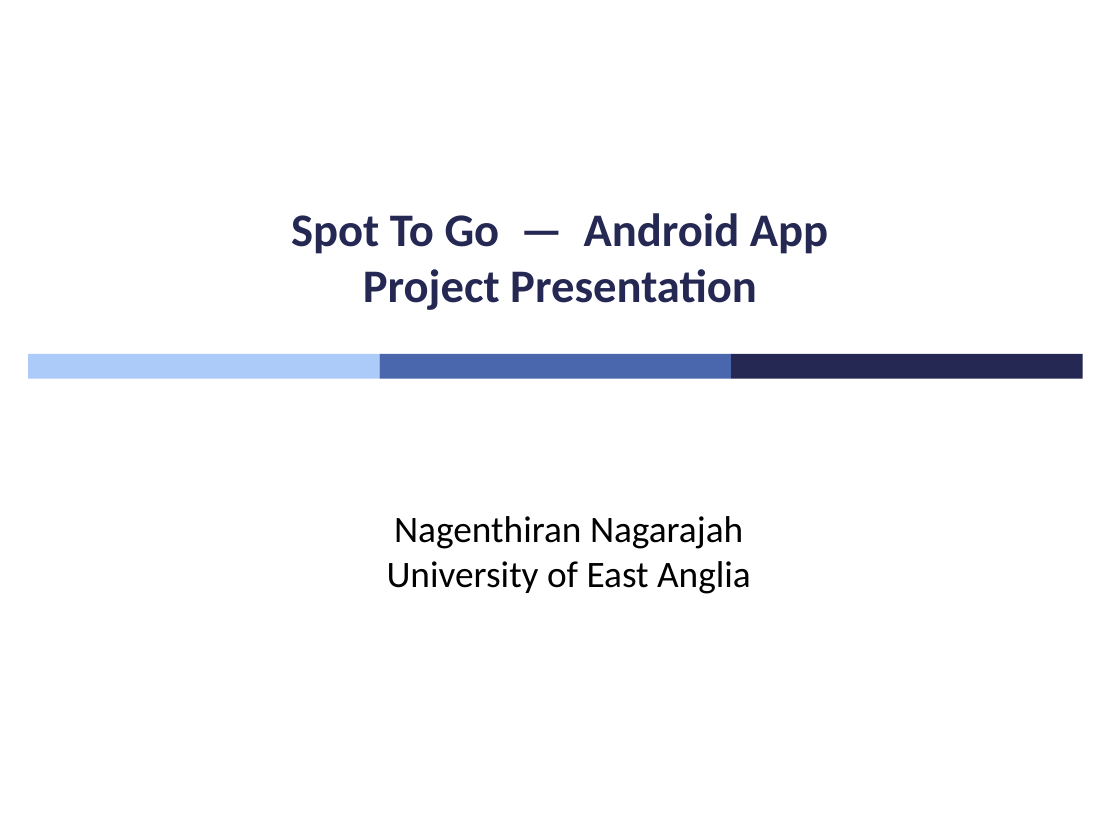
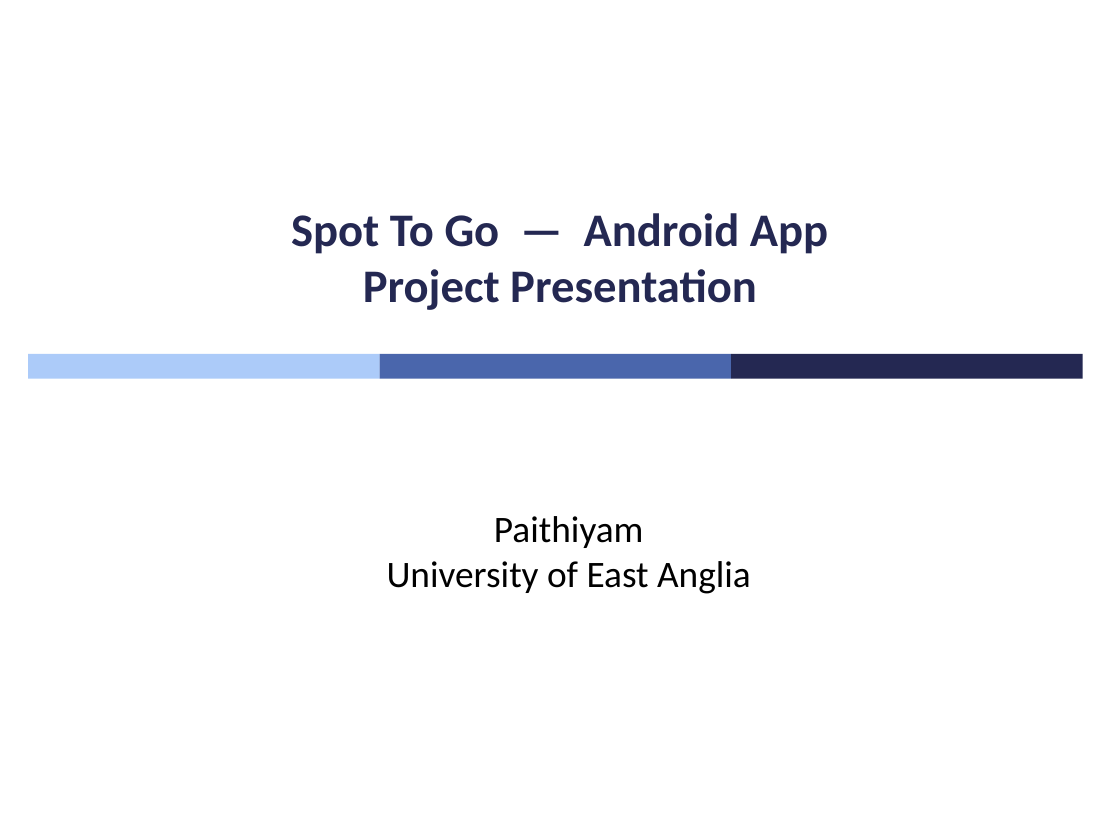
Before and after one commit to NageWC1/spot-to-go, a slide deck: slide 1 of project progress files/progress3/Spot_To_Go_Presentation.pptx. Drawn at 1120x840 pixels with LibreOffice and Linux fonts; fonts in the diff are those of the drawing. Boxes give left, top, right and bottom in pixels: in the first picture for what was removed or moved away, otherwise in the second. Text is boxed around its words. In the diff, an @@ line names an element or a change of style, - is before the commit and + after.

```diff
--- a/project progress files/progress3/Spot_To_Go_Presentation.pptx
+++ b/project progress files/progress3/Spot_To_Go_Presentation.pptx
@@ subtitle at [387,516,751,594]: text changed @@
-Nagenthiran Nagarajah
-University of East Anglia
+Paithiyam
+University of East Anglia
```
Also in this commit, not shown: 4 other files.
